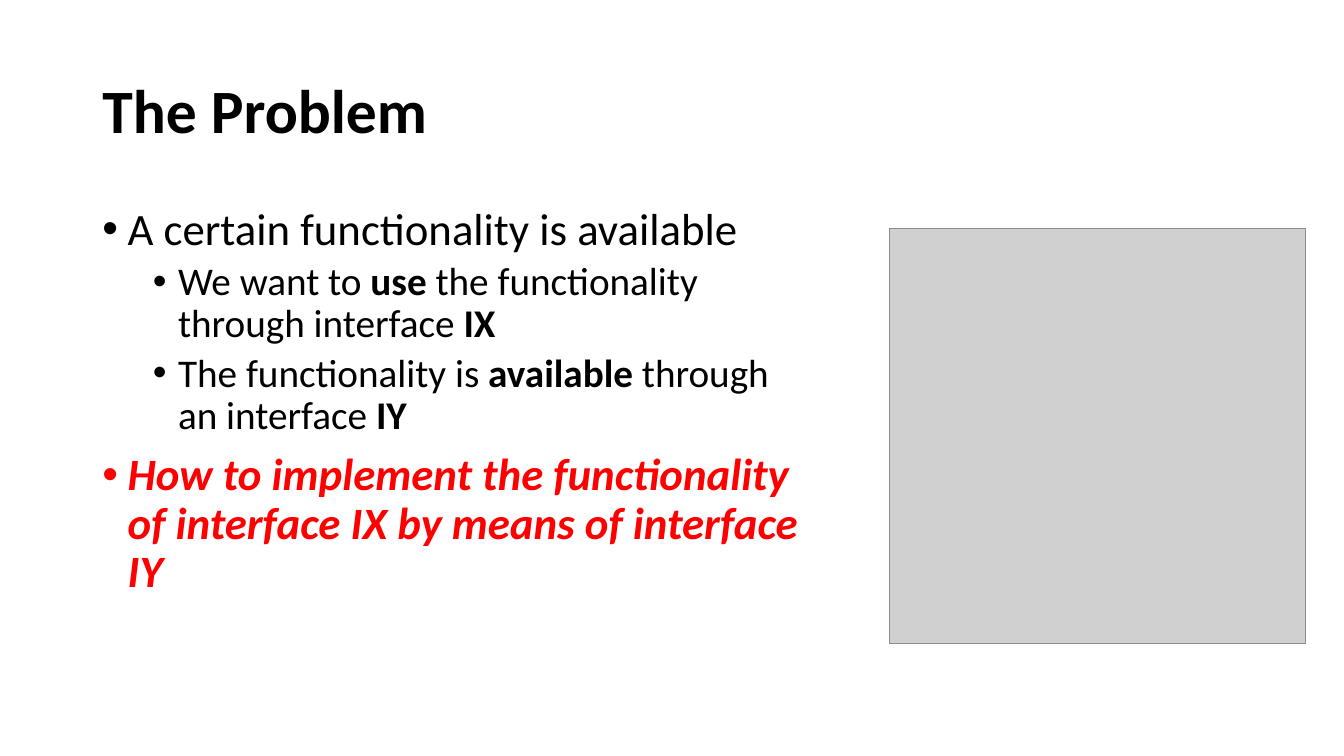
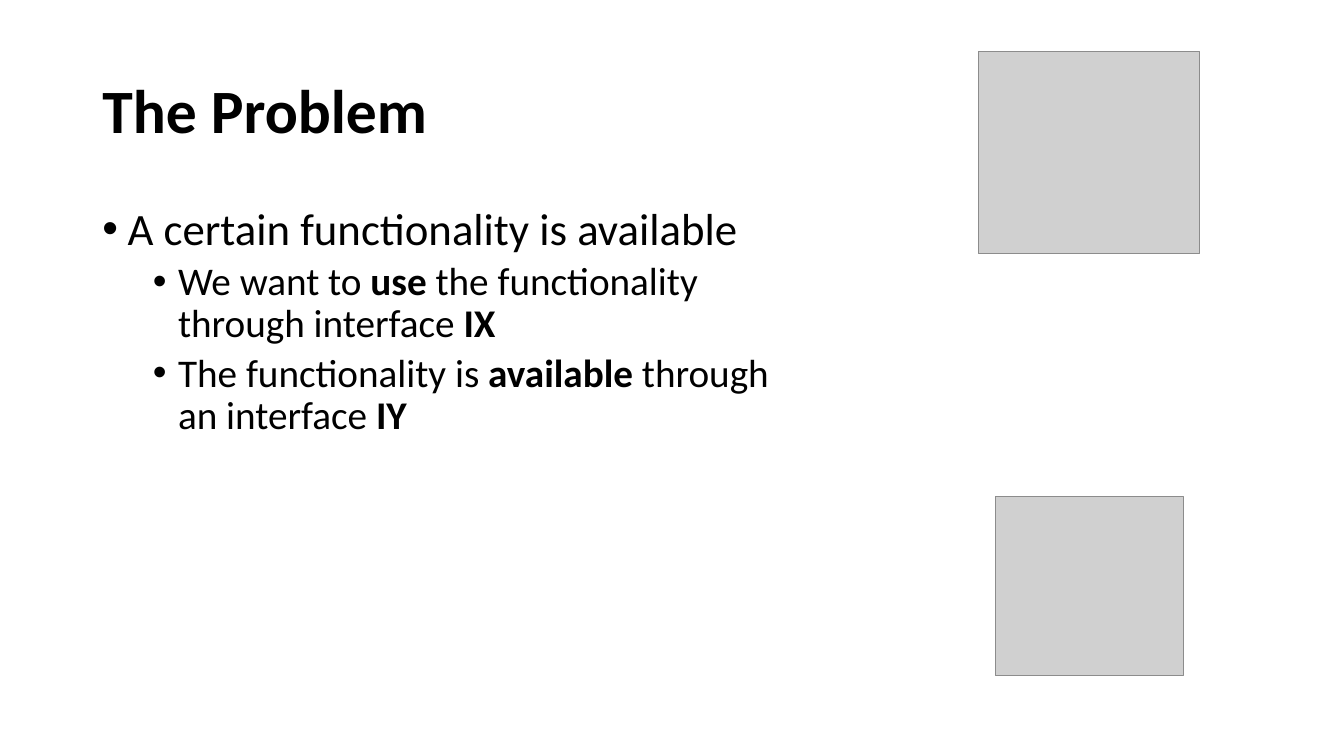
Before and after one commit to perl-easj/Teaching-materials, a slide deck: slide 2 of CSharpProgramming/Presentations/OOProgPartIII/Adapter.pptx. Drawn at 1344x756 pixels with LibreOffice and Linux fonts; fonts in the diff are those of the drawing; grey boxes stand for pictures. Boxes give left, top, right and bottom in pixels: in the first picture for what was removed or moved away, otherwise in the second. Text is boxed around its words. In the diff, an @@ line names an element or a change of style, - is before the commit and + after.

```diff
--- a/CSharpProgramming/Presentations/OOProgPartIII/Adapter.pptx
+++ b/CSharpProgramming/Presentations/OOProgPartIII/Adapter.pptx
@@ picture added at (978,51,1200,254) @@
@@ picture removed at (890,228,1306,643) @@
@@ text at (128,458,798,587): paragraph removed @@
-• How to implement the functionality of interface IX by means of interface IY
@@ picture added at (995,496,1184,676) @@
```
Also in this commit, not shown: 4 other slides changed, 3 slides added, 3 other files.
